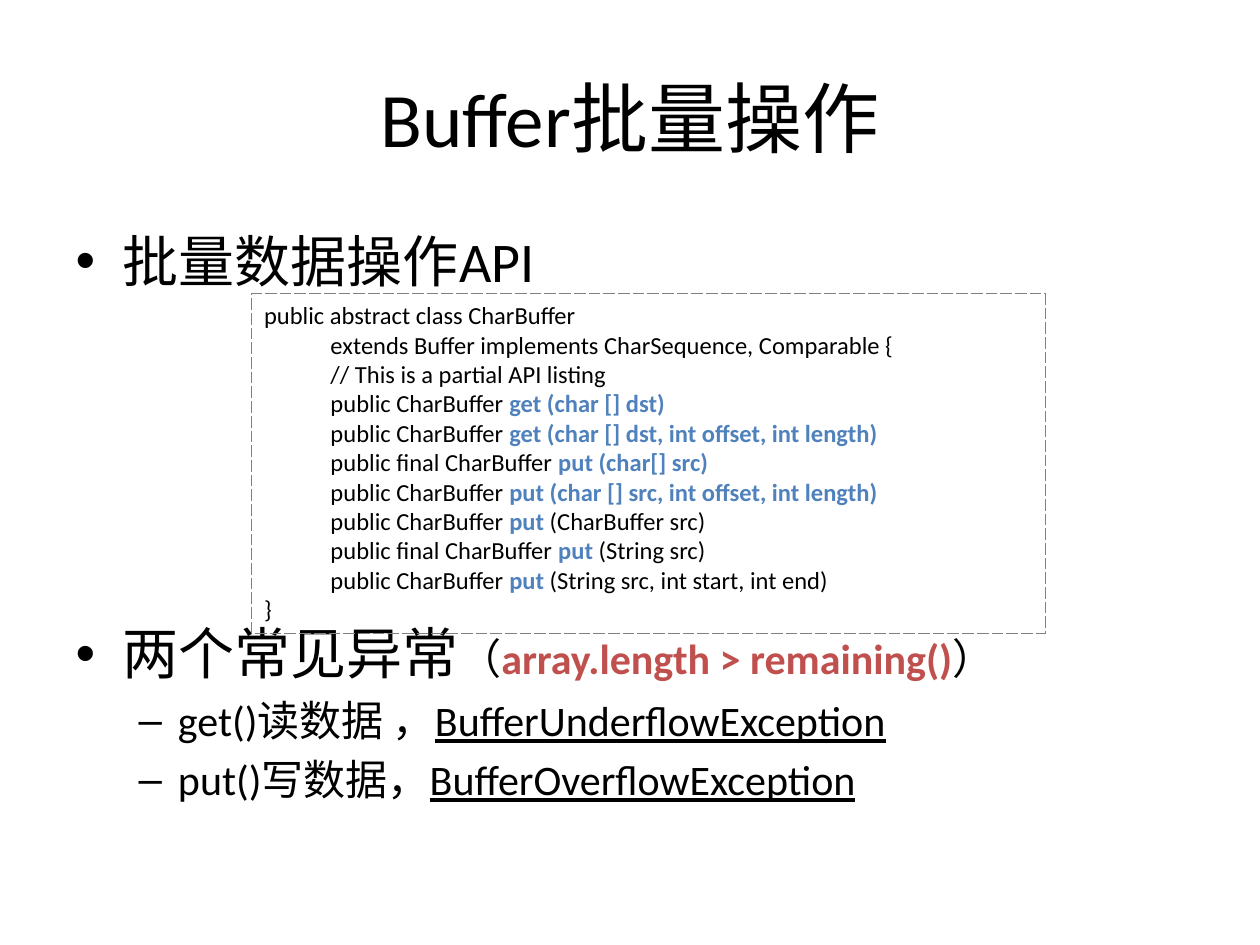
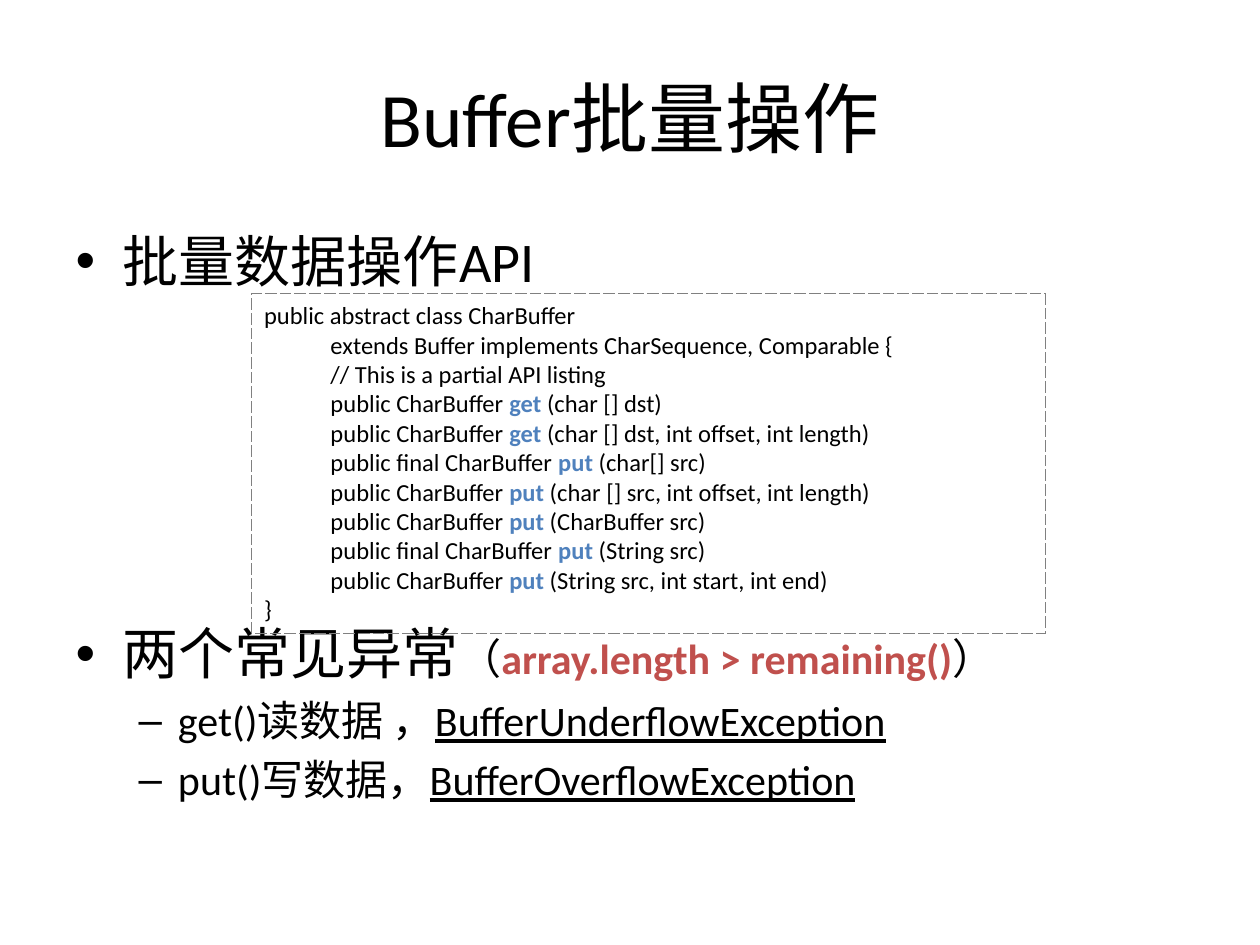
Before and after one commit to guhanjie/Knowledge-sharing, a slide deck: slide 14 of 扒一扒Java IO那些事儿.pptx. Drawn at 1260x945 pixels with LibreOffice and Linux fonts; fonts in the diff are those of the drawing. Boxes give left, top, right and bottom in pixels: in the first picture for what was removed or moved away, otherwise in the second. Text is boxed around its words. In the diff, an @@ line names an element or a change of style, - is before the commit and + after.

```diff
--- a/扒一扒Java IO那些事儿.pptx
+++ b/扒一扒Java IO那些事儿.pptx
@@ text in rectangle at [330, 394, 869, 506]: text colour #4F81BD to #000000, bold off in "(char [] dst)", "(char [] dst, int offset, int length)", "(char[] src)", "(char [] src, int offset, int length)" @@
```
Also in this commit, not shown: 5 other slides changed.
